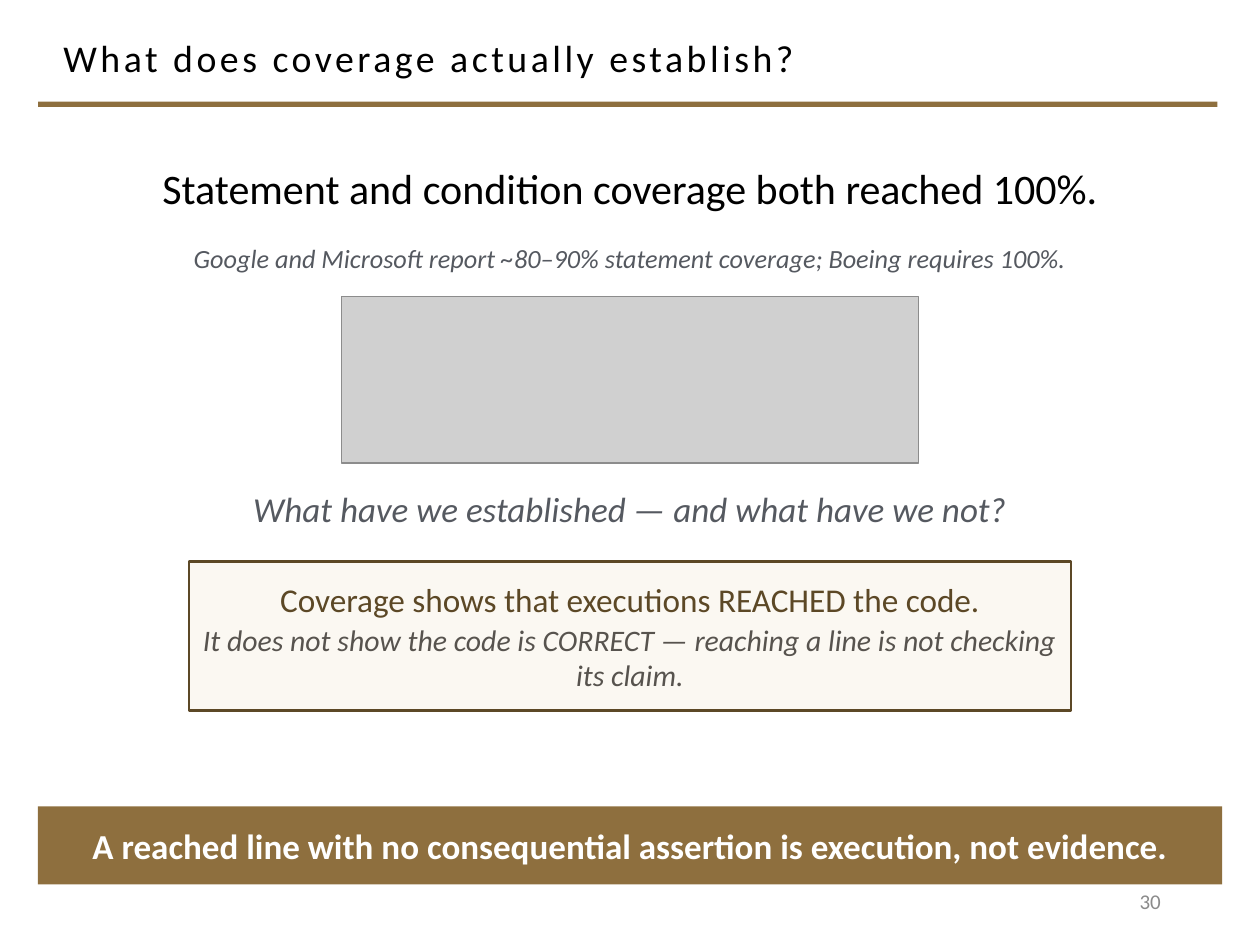
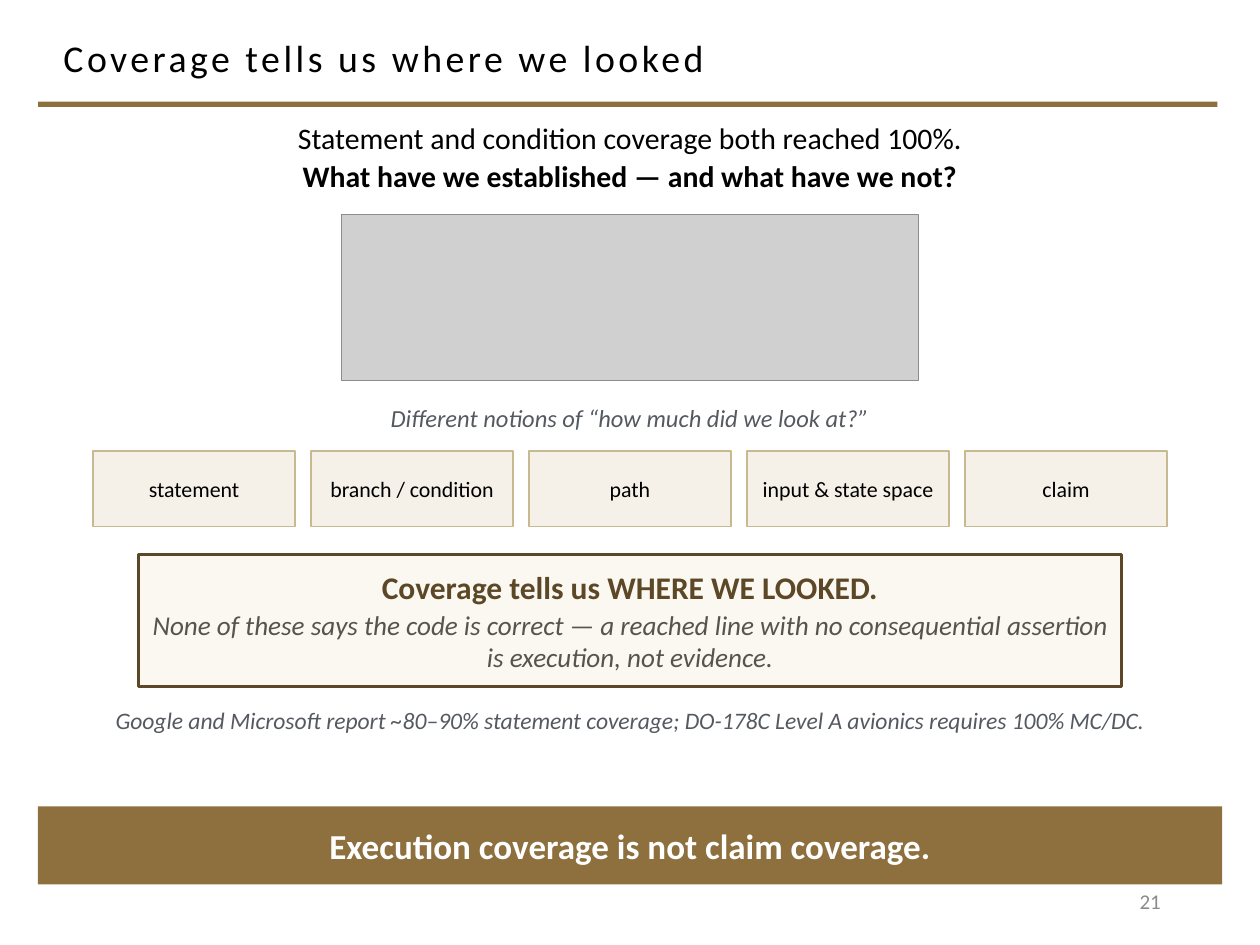
Before and after one commit to davisjam/model-based-agentic-software-engineering, a slide deck: slide 21 of course/lectures/act-1-foundations/08-validation/1-8-Validation.pptx (slide 30 before the commit). Drawn at 1260x945 pixels with LibreOffice and Linux fonts; fonts in the diff are those of the drawing; grey boxes stand for pictures; background and template pictures are left out. Boxes give left, top, right and bottom in pixels: in the first picture for what was removed or moved away, otherwise in the second. Text is boxed around its words. In the diff, an @@ line names an element or a change of style, - is before the commit and + after.

Commit message:
course(validation deck): §1–3 restructure — derive the V from specification, rebuild §3 around four evidence mechanisms

```diff
--- a/course/lectures/act-1-foundations/08-validation/1-8-Validation.pptx
+++ b/course/lectures/act-1-foundations/08-validation/1-8-Validation.pptx
@@ title at (63, 45, 704, 79): text changed @@
-What does coverage actually establish?
+Coverage tells us where we looked
@@ text "Statement and condition coverage both ...": place and size @@
-text "Statement and condition coverage both ..." at (162, 174, 1097, 212)
+text "Statement and condition coverage both ..." at (298, 128, 961, 188)
@@ text at (298, 128, 961, 154): size 24 to 17 pt in "Statement and condition coverage both reached 100%." @@
@@ text at (303, 166, 956, 188): paragraph added @@
+What have we established — and what have we not?
@@ picture: place and size @@
-picture at (341, 297, 919, 464)
+picture at (341, 214, 919, 381)
@@ text added at (391, 409, 869, 430), 14 pt, text #555960, italic @@
+Different notions of “how much did we look at?”
@@ rectangle added at (93, 451, 295, 527), fill #F5F1E8, outline #C9B991 1 pt, 12.5 pt, text #000000 @@
+statement
@@ rectangle added at (311, 451, 513, 527), fill #F5F1E8, outline #C9B991 1 pt, 12.5 pt, text #000000 @@
+branch / condition
@@ rectangle added at (529, 451, 731, 527), fill #F5F1E8, outline #C9B991 1 pt, 12.5 pt, text #000000 @@
+path
@@ rectangle added at (747, 451, 949, 527), fill #F5F1E8, outline #C9B991 1 pt, 12.5 pt, text #000000 @@
+input & state space
@@ rectangle added at (965, 451, 1167, 527), fill #F5F1E8, outline #C9B991 1 pt, 12.5 pt, text #000000 @@
+claim
@@ text removed at (253, 497, 1006, 522) @@
-What have we established — and what have we not?
@@ rectangle "Coverage tells us WHERE WE ...": place and size @@
-rectangle "Coverage tells us WHERE WE ..." at (189, 562, 1071, 711)
+rectangle "Coverage tells us WHERE WE ..." at (139, 554, 1121, 687)
@@ text in rectangle at (153, 577, 1107, 670): text changed; size 17 to 15.5 pt @@
-Coverage shows that executions REACHED the code.
-It does not show the code is CORRECT — reaching a line is not checking its claim.
+Coverage tells us WHERE WE LOOKED.
+None of these says the code is correct — a reached line with no consequential assertion is execution, not evidence.
@@ text at (116, 712, 1144, 733): text changed; size 15 to 13.5 pt @@
-Google and Microsoft report ~80–90% statement coverage; Boeing requires 100%.
+Google and Microsoft report ~80–90% statement coverage; DO-178C Level A avionics requires 100% MC/DC.
@@ text in rectangle at (329, 834, 930, 865): text changed @@
-A reached line with no consequential assertion is execution, not evidence.
+Execution coverage is not claim coverage.
@@ page number at (1140, 895, 1161, 909): text changed @@
-30
+21
```
Also in this commit, not shown: 14 other slides changed, 13 slides added, 3 slides removed.
